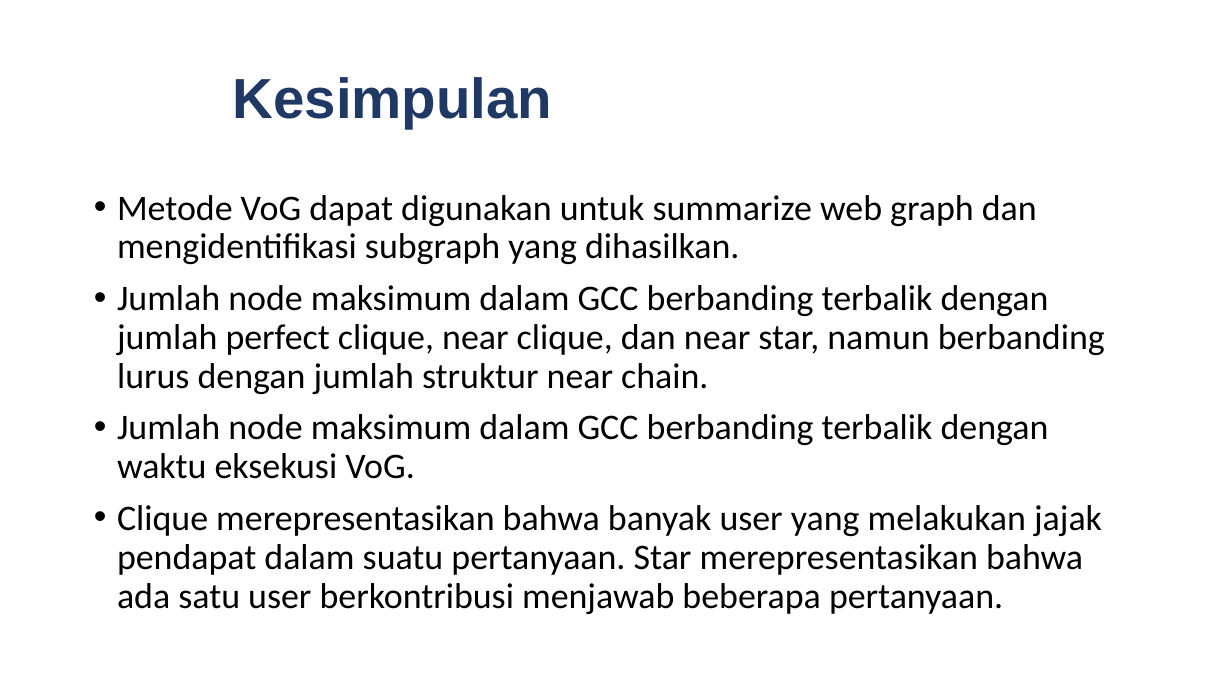
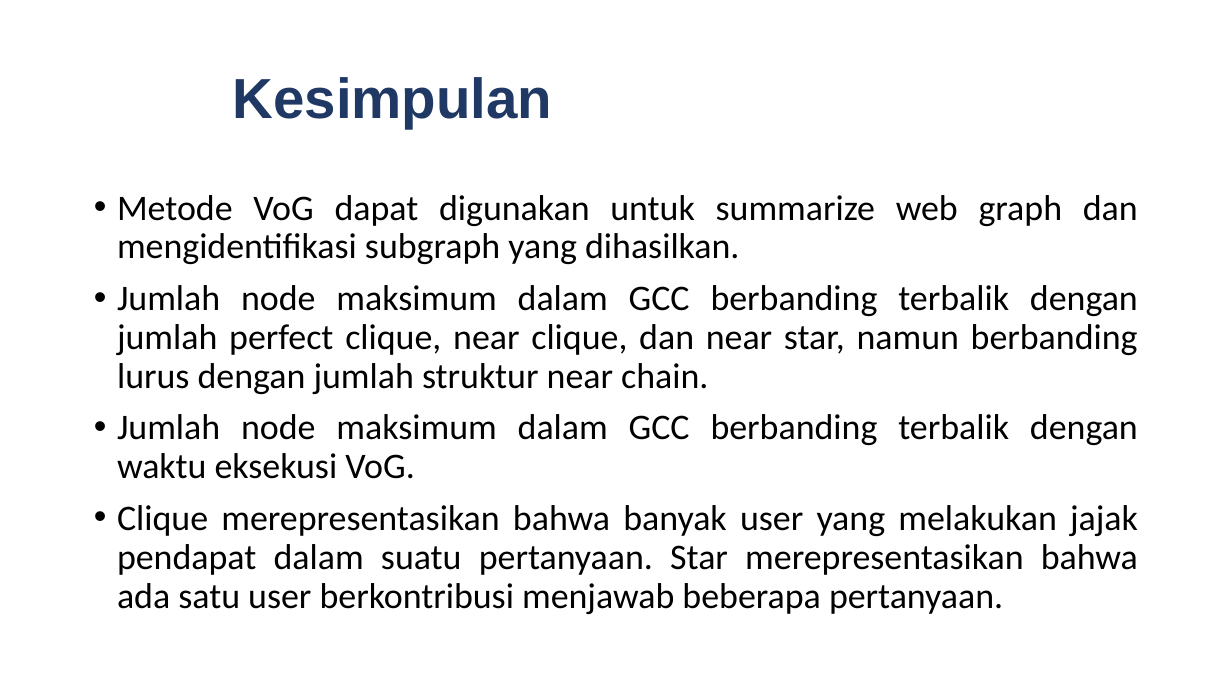
Before and after one commit to satrioadityo/VoG, a slide deck: slide 16 of Presentasi Implementasi VoG.pptx (slide 14 before the commit). Drawn at 1232x693 pixels with LibreOffice and Linux fonts; fonts in the diff are those of the drawing; background and template pictures are left out. Boxes give left, top, right and bottom in pixels: in the first picture for what was removed or moved away, otherwise in the second. Text is boxed around its words. In the diff, an @@ line names an element or a change of style, - is before the commit and + after.

```diff
--- a/Presentasi Implementasi VoG.pptx
+++ b/Presentasi Implementasi VoG.pptx
@@ text "Metode VoG dapat digunakan untuk ..." at (x1=117, y1=195, x2=1138, y2=614): alignment left to justified @@
```
Also in this commit, not shown: 2 other slides changed, 2 slides added, 2 other files.
